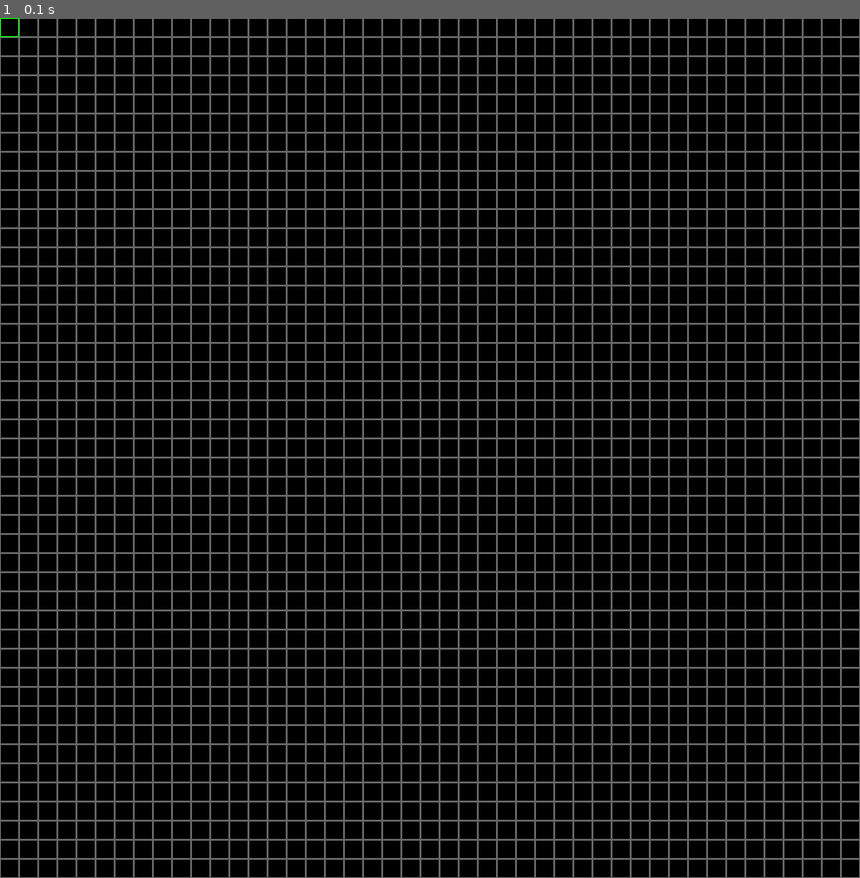
Above: before the commit, frame 1.
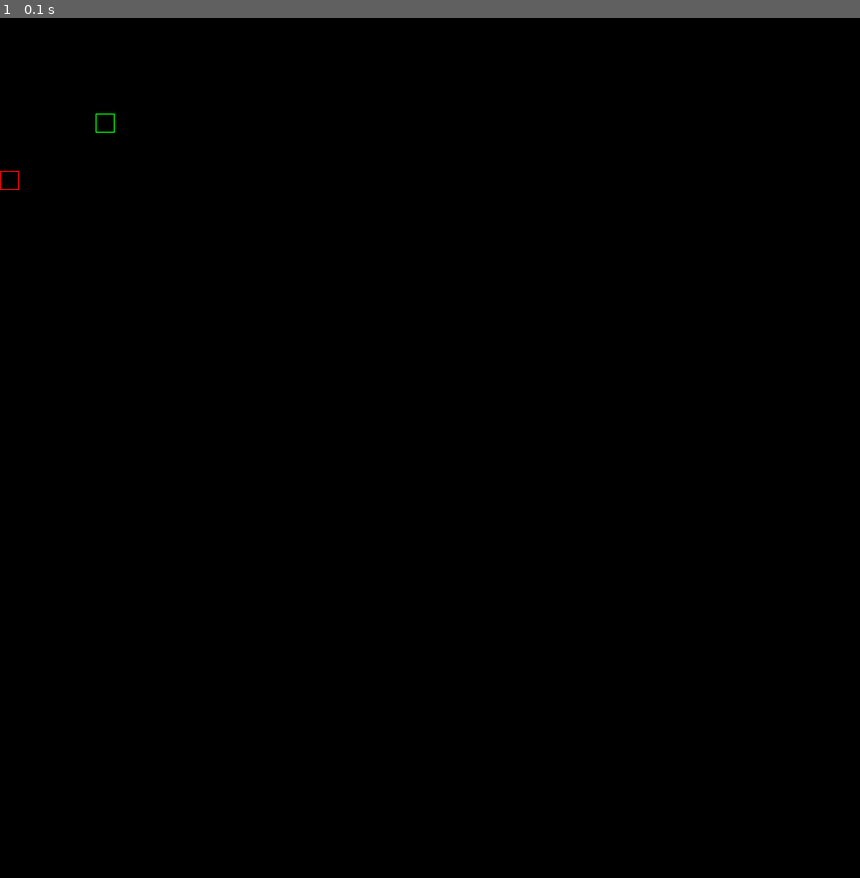
Above: after the commit, the same moment.

Repository: jesse6337/pythonLearning
Game: pygame game, started from pyGameLearning.py
Two runs of this game, one before a commit and one after it. Both use one fixed random seed, a clock stepped at 60 frames per second and the inputs below.
Inputs:
- Up to frame 1 (0.1 s): no input

The runs differ from the first frame. In frame 1, 19% of the frame differs, in the area x 0-100%, y 0-100%.

Commit message:
long division works but needs negatives

Diff:
--- /dev/null
+++ b/1011.py
@@ -0,0 +1,13 @@
+import math
+
+
+Rect1 = [6,6,8,8]
+Rect2 = [1,8,4,9]
+rect1XL = Rect1[0] - Rect1[2]
+rect1YL = Rect1[1] - Rect1[3]
+rect2XL = Rect2[0] - Rect2[2]
+rect2YL = Rect2[1] - Rect2[3]
+
+
+i = 1
+flag = True
--- /dev/null
+++ b/Json.py
@@ -0,0 +1,8 @@
+import json
+data = [
+    "hi",
+    "NO u"
+]
+with open("jP.json", "w") as file:
+    json.dump(data,file,sort_keys = True, indent=1)
+    #json.dump({'4': 5, '6': 7},file, sort_keys=True, indent=4)
--- /dev/null
+++ b/compet.txt
@@ -0,0 +1,17 @@
+import java.lang.Math;
+import java.util.Scanner;
+
+public class main {
+    public static void main(String[] args) {
+        Scanner s = new Scanner(System.in);
+        int[] Rect1 = { 6, 6, 98, 8 };
+        int[] Rect2 = { 1, 8, 4, 9 };
+        int rect1XL = Math.abs(Rect1[0] - Rect1[2]);
+        int rect1YL = Math.abs(Rect1[1] - Rect1[3]);
+        int rect2XL = Math.abs(Rect2[0] - Rect2[2]);
+        int rect2YL = Math.abs(Rect2[1] - Rect2[3]);
+        int sumArea = rect1XL * rect1YL + rect2XL * rect2YL;
+        double answer = Math.ceil(Math.sqrt(sumArea));
+        System.out.println(Math.pow(answer, 2));
+    }
+}
--- /dev/null
+++ b/evenNum.py
@@ -0,0 +1,8 @@
+x = input()
+y = int(x)
+even = []
+for i in range(y):
+    if (i/2).is_integer():
+        even.append(i)
+this = len(even)
+print(this-1)
--- /dev/null
+++ b/housePoints.py
@@ -0,0 +1,10 @@
+import math
+
+list = [i for i in range(1000)]
+sum = 0
+for i in range(2, 10):
+    for j in range(2, math.ceil(i/2)):
+        x = i/j
+        if  x.is_integer():
+            pass
+    print(sum)
--- /dev/null
+++ b/jP.json
@@ -0,0 +1,4 @@
+[
+ "hi",
+ "NO u"
+]
--- /dev/null
+++ b/longDivision.py
@@ -0,0 +1,23 @@
+import math
+
+
+coefficents = [1,-5,-22,56]
+lasti = len(coefficents)-1
+
+constant = coefficents[lasti]
+possibleFactors = []
+for i in range(1,constant):
+    if (constant/i).is_integer():
+        possibleFactors.append(i)
+sum = 1
+for i in range(len(possibleFactors)):
+    factor = possibleFactors[i]
+    previous = 0
+    sumlist = []
+    for j in range(len(coefficents)):
+        sumlist.append(coefficents[j] + previous* factor)
+        previous = sumlist[j]
+    if sumlist[len(sumlist)-1] == 0:
+        finalFactor = factor
+        break
+print(finalFactor)
--- /dev/null
+++ b/matlab.py
@@ -0,0 +1,6 @@
+from matplotlib import pyplot as plt
+x_values =[1,2,3,4,5,6]
+y_values = [7,2,2,4,5,6]
+plt.plot(x_values, y_values)
+
+plt.show()
--- a/pyGameLearning.py
+++ b/pyGameLearning.py
@@ -1,14 +1,26 @@
 import math
 import pygame
+import random
+blockSize = 20
+l_direction = 0
+r_direction = 0
+u_direction = 0
+d_direction = 0
+pX = 0
+pY = 0
+score = 0
+pScore =0
 WIDTH = 900
 HIGHt = 900
 pygame.init()
 screen = pygame.display.set_mode((WIDTH,HIGHt))
-white = (100,100,100)
+black = (0,0,0)
 flag = True
-current_x =0
-current_y = 0
+current_x =5
+current_y = 5
 block_size = 20
+snakeTail = []
+snakeTail.append([current_x, current_y])
 def grid():
     global x_coords
     x_coords = [1 for i in range(math.ceil(WIDTH/block_size)+block_size)]
@@ -17,32 +29,76 @@
     for x in range(0, WIDTH, block_size):
         for y in range(0, WIDTH, block_size):
             rect = pygame.Rect(x, y, block_size,block_size)
-            pygame.draw.rect(screen,white,rect,1)
+            #pygame.draw.rect(screen,white,rect,1)
     #create lsit of all rect x and y coordinates
     for i in range(math.ceil(WIDTH/20)):
         x_coords[i] = i * block_size
     for i in range(math.ceil(HIGHt/20)):
         y_coords[i] = i* block_size
+def snake(x,y):
+    snakeTailTransition = snakeTail
+    snake = pygame.Rect(x_coords[current_x],y_coords[current_y], blockSize, blockSize)
 
-def snake(x,y):
-    blockSize = 20
-    snake = pygame.Rect(x_coords[current_x],y_coords[current_y], blockSize, blockSize)
+    if score == pScore +1:
+        for i in range(score+1):
+            pygame.draw.rect(screen, (0,255,0),snake,1)
+        print(snakeTail)
+    for i in range(len(snakeTail)-1):
+        snakeTail[i] = snakeTailTransition[i+1]
+    snakeTail[0] = [[current_x, current_y]]
+    snakeTail.append([pX, pY])
     pygame.draw.rect(screen, (0,255,0),snake,1)
+def make_apple_position():
+    appleX = random.randrange(0, math.floor(WIDTH/block_size)-1)
+    appleY = random.randrange(0, math.floor(HIGHt/block_size)-1)
+    return appleX, appleY
+def apple(list):
+    apple = pygame.Rect(x_coords[list[0]],y_coords[list[1]], blockSize, blockSize)
+    pygame.draw.rect(screen, (250,0,0),apple,1)
+clock = pygame.time.Clock()
+grid()
+apple_position = make_apple_position()
 while flag:
+    clock.tick(30)
+    screen.fill(black)
+    grid()
     for event in pygame.event.get():
         if event.type == pygame.QUIT:
             flag = False
         elif event.type == pygame.KEYDOWN:
             if event.key == pygame.K_DOWN:
-                current_y +=1
+                l_direction,r_direction, u_direction = 0, 0,0
+                d_direction = 1
             elif event.key == pygame.K_UP:
-                current_y -= 1
-            if event.key == pygame.K_RIGHT:
-                current_x +=1
+                l_direction,r_direction, d_direction = 0,0,0
+                u_direction = 1
+            elif event.key == pygame.K_RIGHT:
+                l_direction,d_direction, u_direction = 0,0,0
+                r_direction = 1
             elif event.key == pygame.K_LEFT:
-                current_x -= 1
-            snake(current_x, current_y)
-        grid()
-        snake(current_x, current_y)
+                d_direction,r_direction, u_direction = 0,0,0
+                l_direction = 1
+    snake(current_x, current_y)
+    apple(apple_position)
+    if current_x == apple_position[0] and current_y == apple_position[1]:
+        apple_position = make_apple_position()
+        score += 1
+    if r_direction == 1 and current_x < WIDTH:
+        pX = current_x
+        pY = current_y
+        current_x += 1
+    if l_direction == 1 and current_x > 0:
+        pX = current_x
+        pY = current_y
+        current_x -= 1
+    if u_direction == 1 and current_y >0:
+        pY = current_y
+        pX = current_x
+        current_y -= 1
+    if d_direction == 1 and current_y < HIGHt:
+        pY = current_y
+        pX = current_x
+        current_y += 1
+    pygame.time.delay(50)
     #screen.fill(white)
     pygame.display.update()
--- /dev/null
+++ b/test.py
@@ -0,0 +1,4 @@
+x = range(1)
+list = [[5,5], [4,5]]
+for n in x:
+	print(list[n][0])
Not shown, added: 1011.java
Not shown, changed: findProb.java
Not shown, changed: main.java
